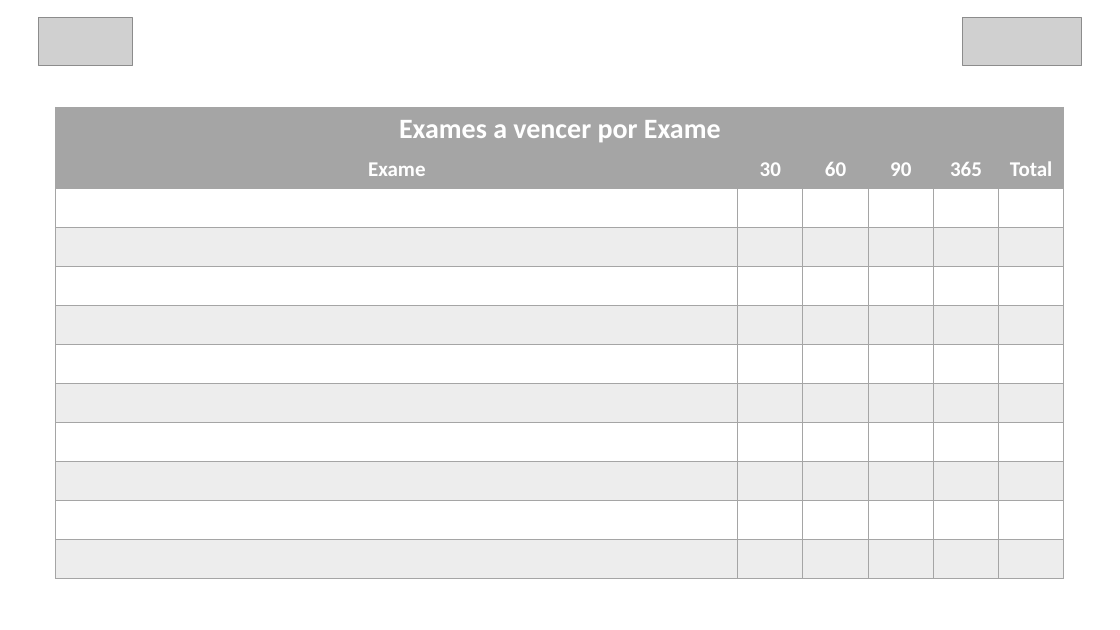
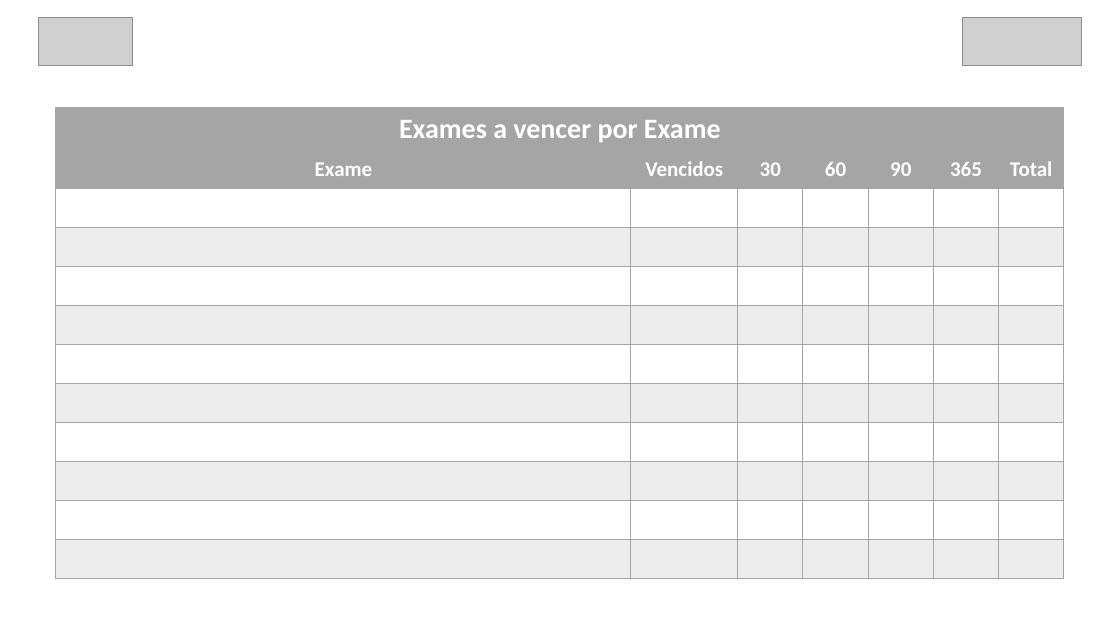
Before and after one commit to programadorGRS/GRS_Manager, a slide deck: slide 9 of src/main/conv_exames/ppt/base_conv_exames_v2.pptx. Drawn at 1120x630 pixels with LibreOffice and Linux fonts; fonts in the diff are those of the drawing; grey boxes stand for pictures; background and template pictures are left out. Boxes give left, top, right and bottom in pixels: in the first picture for what was removed or moved away, otherwise in the second. Text is boxed around its words. In the diff, an @@ line names an element or a change of style, - is before the commit and + after.

```diff
--- a/src/main/conv_exames/ppt/base_conv_exames_v2.pptx
+++ b/src/main/conv_exames/ppt/base_conv_exames_v2.pptx
@@ table at box(56, 108, 1066, 579) @@
+column 2:  | Vencidos |  |  |  |  |  |  |  |  |  | 
```
Also in this commit, not shown: 3 other slides changed.
